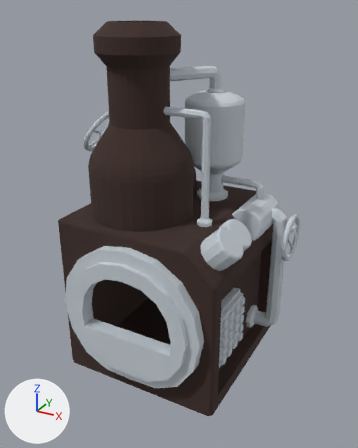
Renders of the OBJ model Assets/RecycleFactory/Buildings/Recyclers/MetalRecycler.obj from each side of a commit.
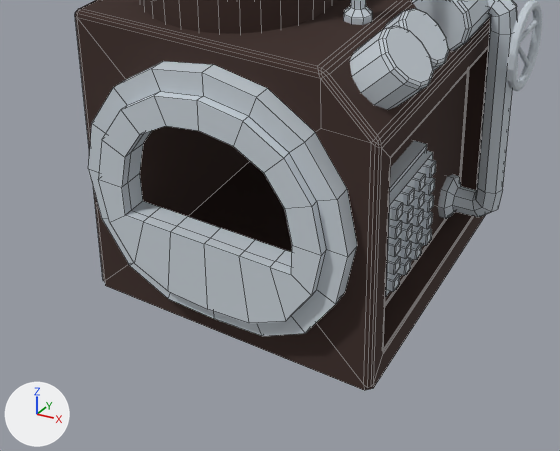
Old and new are each drawn whole from a 50 mm lens placed at (8.16, -14.62, 12.64), pointed at (0.3, -0.33, 5.5) and again close up on the part from 5% to 86% of the width and 48% to 100% of the height. Lighting does not change. The marker at lower left points along +X, +Y and +Z. The close-ups show mesh edges as thin lines. Where no turn or scale is listed for an object, it has been applied to the vertices.

Script lines for the objects in view, before the commit:
```python
me_cube = bpy.data.meshes.new('Cube')
me_cube.from_pydata(...)  # 644 vertices, 619 faces; spans x -3.27..3.0, y -3.52..3.0, z 0.0..6.4
# faces by material slot: [523, 96]
me_cube.materials.append(mat_material_001)  # brown #3d2b26
me_cube.materials.append(mat_material_002)  # light grey #c7d0d7
me_cylinder_009 = bpy.data.meshes.new('Cylinder.009')
me_cylinder_009.from_pydata(...)  # 64 vertices, 56 faces; spans x 0.03..1.87, y -1.19..-0.66, z 5.92..9.74
me_cylinder_009.materials.append(mat_material_002)  # light grey #c7d0d7
me_cylinder_010 = bpy.data.meshes.new('Cylinder.010')
me_cylinder_010.from_pydata(...)  # 144 vertices, 124 faces; spans x 1.42..3.38, y -2.53..-0.17, z 4.49..6.45
me_cylinder_010.materials.append(mat_material_002)  # light grey #c7d0d7
ob_cube = bpy.data.objects.new('Cube', me_cube)
ob_cube.location = (0.0, 0.0, 0.0)
ob_cylinder_009 = bpy.data.objects.new('Cylinder.009', me_cylinder_009)
ob_cylinder_009.location = (0.0, 0.0, 0.0)
ob_cylinder_010 = bpy.data.objects.new('Cylinder.010', me_cylinder_010)
ob_cylinder_010.location = (0.0, 0.0, 0.0)
# also in view: 'Cylinder.007' at (2.9, 1.66, 3.33); 'Cylinder' at (-0.83, -0.93, 9.04); 'Cylinder.005' at (3.8, 1.67, 4.93); 'Cube.001' at (2.7, -1.35, 2.49); 'Cylinder.002' at (2.54, 1.37, 5.62)
```
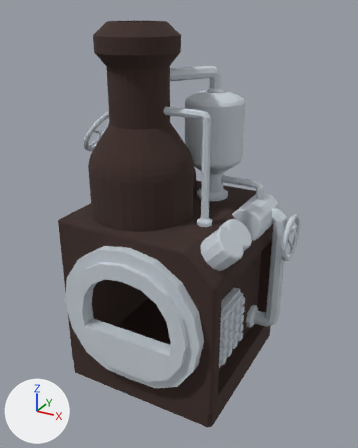
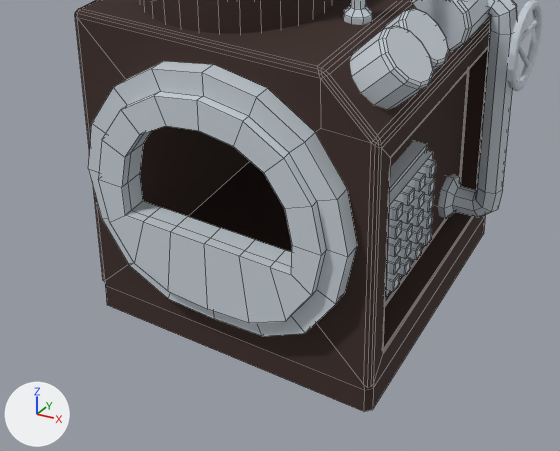
The newer file is also turned or shifted as a whole; pictures and numbers use the older file's frame.

Changed parts and their boxes (x1, y1, x2, y2) in the close-ups (560 x 451 px):
'Cube', reshaped: before (75, 0, 491, 390); after (75, 0, 491, 412)
part 1 of me_cube, built on: after (105, 217, 485, 412)

The change, as a list of edits to the scene's bpy script:
```text
Change me_cube:
    used by ob_cube; location = (0.0, 0.0, 0.0)
    remove me_cube.from_pydata(...)  # 644 vertices, 619 faces; spans x -3.27..3.0, y -3.52..3.0, z 0.0..6.4
    add me_cube.from_pydata(...)  # 652 vertices, 627 faces; spans x -3.27..3.0, y -3.52..3.0, z -0.49..6.4
    me_cube part 1
    1 face is deleted
    8 new vertices lie (0.0, 0.0, -0.49) away from vertices in x -3.0..3.0, y -3.0..3.0, z 0.0
    9 new faces join them, mat_material_001 (brown #3d2b26)
```
